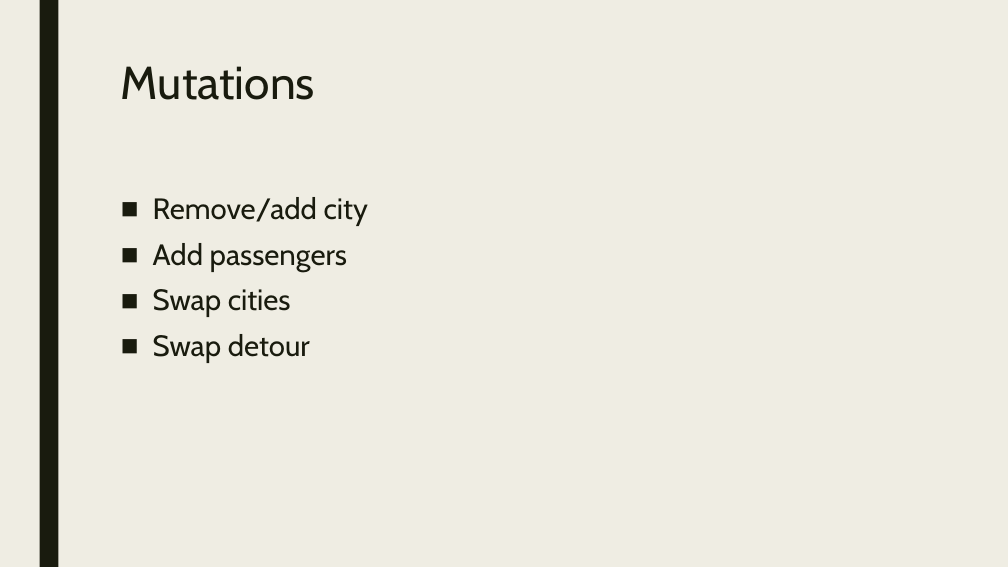
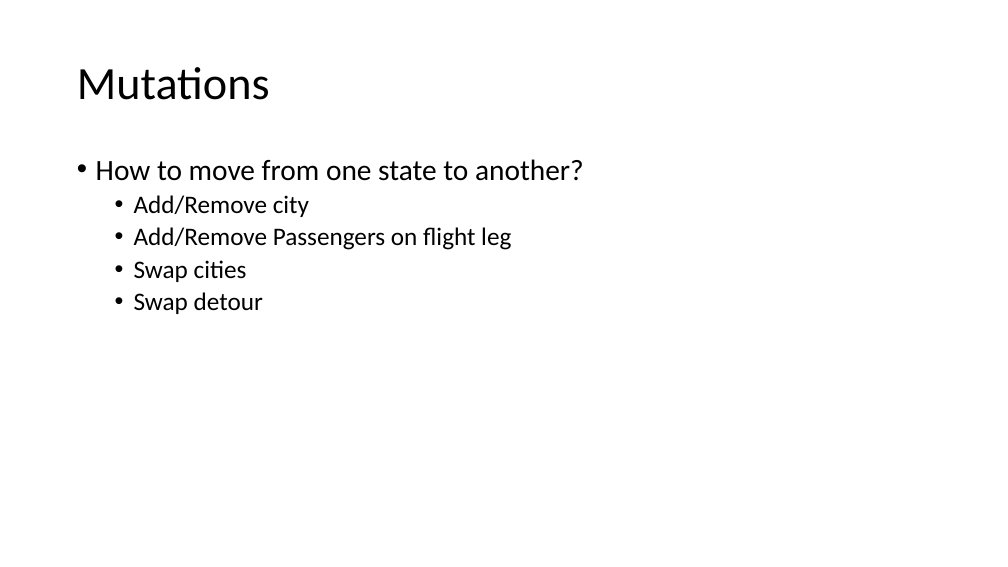
Before and after one commit to WouterDuijn/heuristic, a slide deck: slide 7 of doc/Mokum Airways.pptx (slide 6 before the commit). Drawn at 1008x567 pixels with LibreOffice and Linux fonts; fonts in the diff are those of the drawing. Boxes give left, top, right and bottom in pixels: in the first picture for what was removed or moved away, otherwise in the second. Text is boxed around its words. In the diff, an @@ line names an element or a change of style, - is before the commit and + after.

```diff
--- a/doc/Mokum Airways.pptx
+++ b/doc/Mokum Airways.pptx
@@ background #EFEDE3 to #FFFFFF @@
@@ rectangle removed at [39,0,58,567] @@
@@ title "Mutations": place and size @@
-title "Mutations" at [121,66,315,100]
+title "Mutations" at [77,67,270,100]
@@ title "Mutations" at [77,67,270,100]: font Cabin to Calibri, text colour #191B0E to #000000; line spacing 0.89 to 0.9; vertical alignment top to middle @@
@@ text "How to move from one ...": place and size @@
-text "How to move from one ..." at [153,197,368,363]
+text "How to move from one ..." at [96,159,584,314]
@@ text at [96,159,584,250]: text changed; size 28 to 24 pt; font Cabin to Calibri; text colour #191B0E to #000000 @@
-■ Remove/add city
-■ Add passengers
+• How to move from one state to another?
+  • Add/Remove city
+  • Add/Remove Passengers on flight leg
@@ text at [134,260,263,314]: size 28 to 24 pt, font Cabin to Calibri, text colour #191B0E to #000000 in "Swap cities", "Swap detour"; bullet ■ to •; list level 1 to 2 in "Swap cities"; line spacing 0.94 to 0.9; list level 1 to 2 in "Swap detour" @@
```
Also in this commit, not shown: 11 other slides changed, 1 slide added, 1 slide removed.
